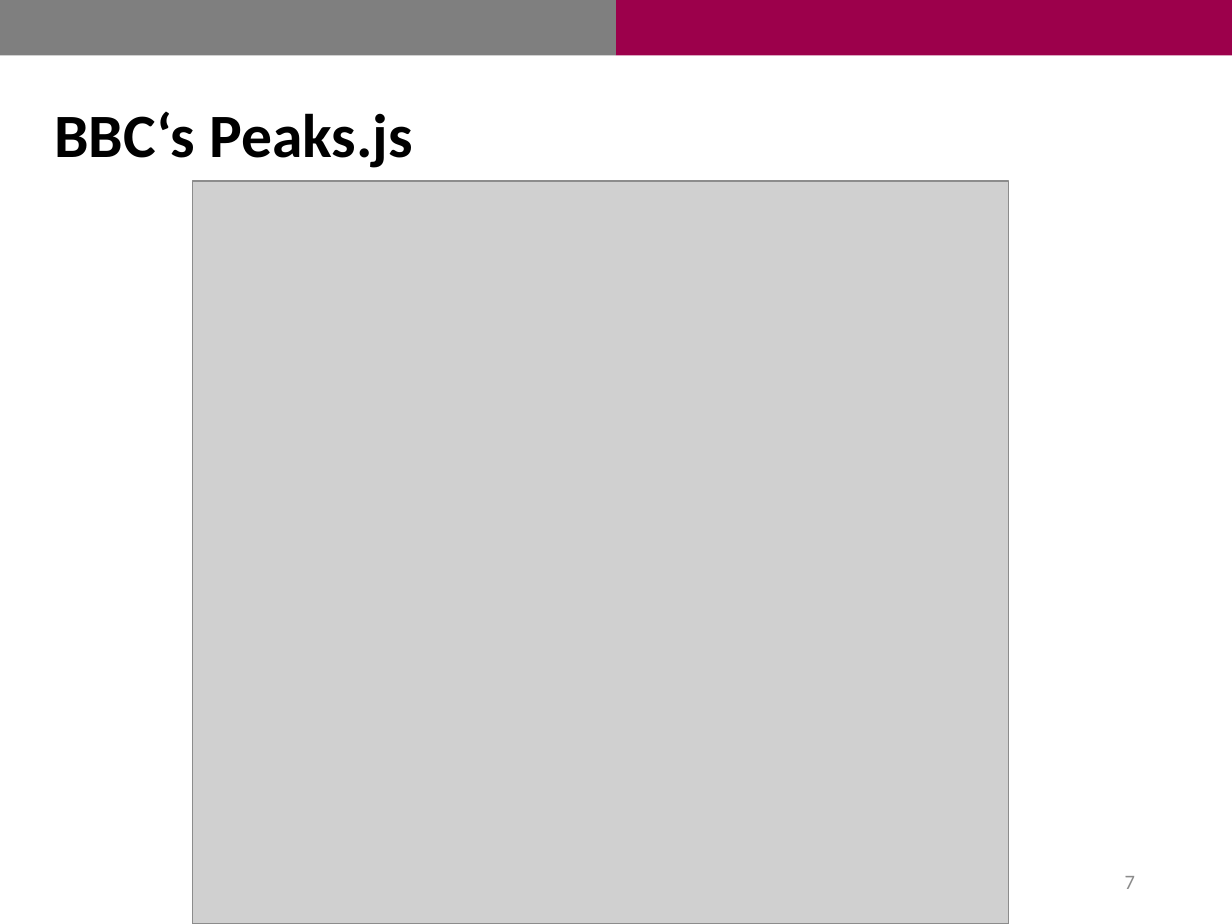
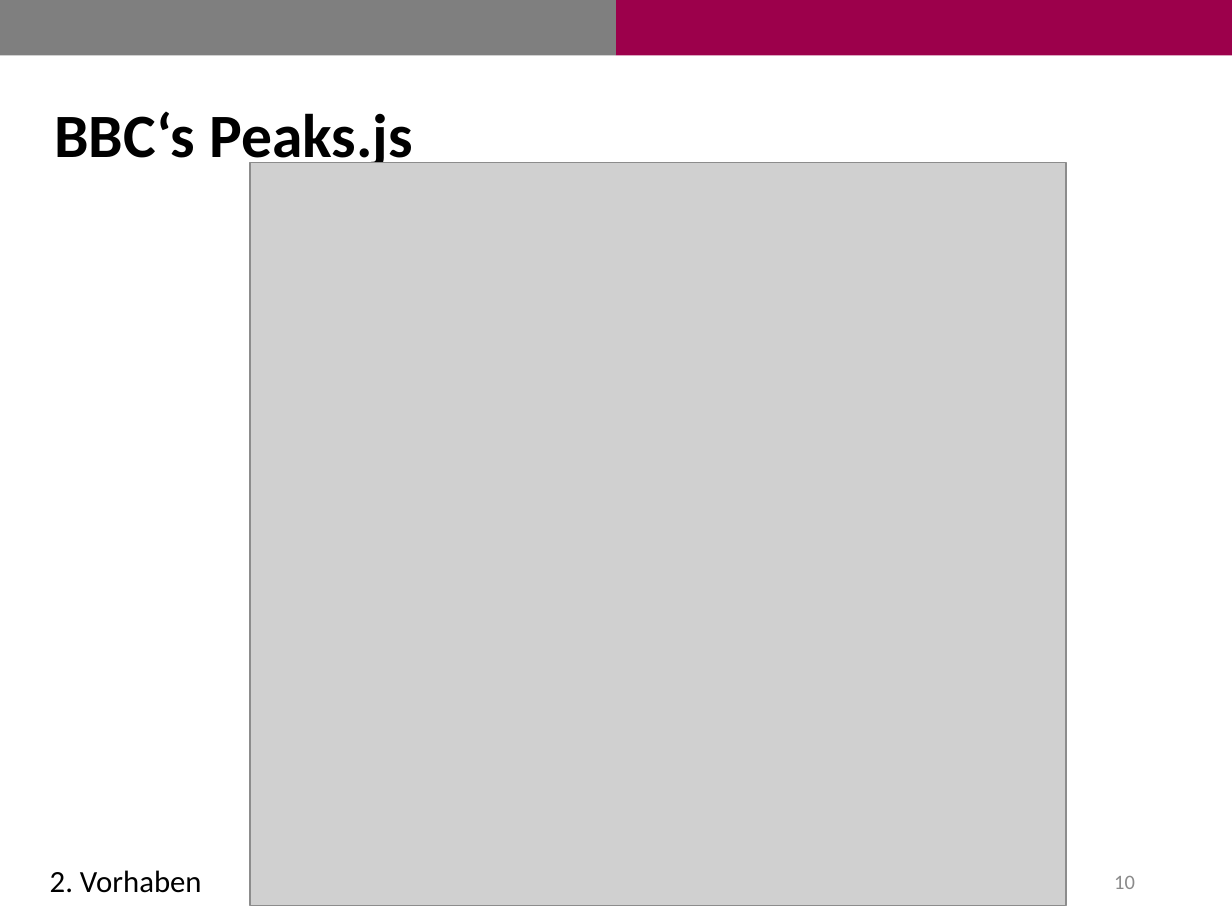
Before and after one commit to fairly99/Transkriptions-Werkzeug, a slide deck: slide 10 of Antrittspräsentation.pptx (slide 7 before the commit). Drawn at 1232x924 pixels with LibreOffice and Linux fonts; fonts in the diff are those of the drawing; grey boxes stand for pictures. Boxes give left, top, right and bottom in pixels: in the first picture for what was removed or moved away, otherwise in the second. Text is boxed around its words. In the diff, an @@ line names an element or a change of style, - is before the commit and + after.

```diff
--- a/Antrittspräsentation.pptx
+++ b/Antrittspräsentation.pptx
@@ picture: place and size @@
-picture at [192, 181, 1008, 924]
+picture at [250, 163, 1066, 906]
@@ text added at [50, 870, 202, 893], 18 pt, text #000000 @@
+2. Vorhaben
@@ page number at [1114, 876, 1135, 889]: text changed @@
-7
+10
```
Also in this commit, not shown: 10 other slides changed, 7 slides added, 6 slides removed, 2 other files.
